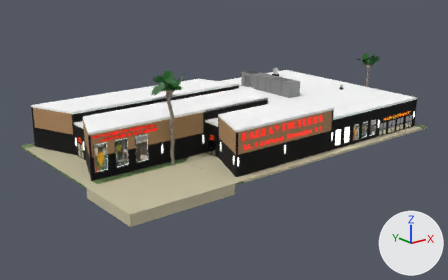
The glTF model Gangsta Wizards/Main/BUILDINGS/Assembly/A-1/Movie Theater.glb as it was, and as the next commit left it.
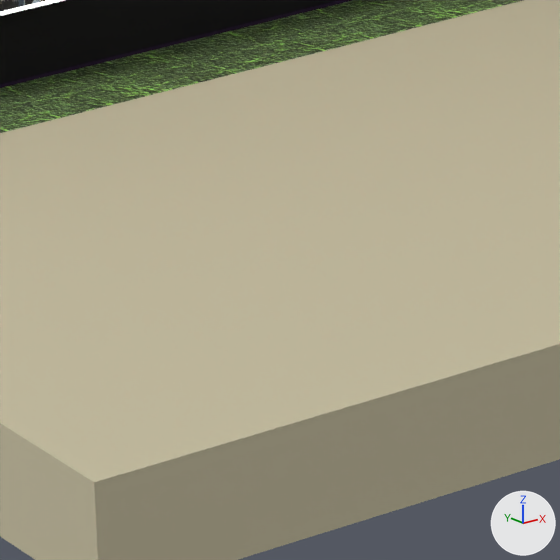
The first picture shows the older version from a camera (50 mm lens) standing at (-48.8, -79.5, 28.9) and looking at (9.7, -6.4, -0.3). The close-ups show the older and then the newer version on the part from 27% to 40% of the width and 59% to 80% of the height of that picture. Only the edits that show in the close-ups are written down. Lighting does not change. The marker at lower right points along +X, +Y and +Z. Where no turn or scale is listed for an object, it has been applied to the vertices.

Names of what the first close-up shows: 'Floor & Site', 'Theater', 'Undeveloped Land.001' and 1 more.
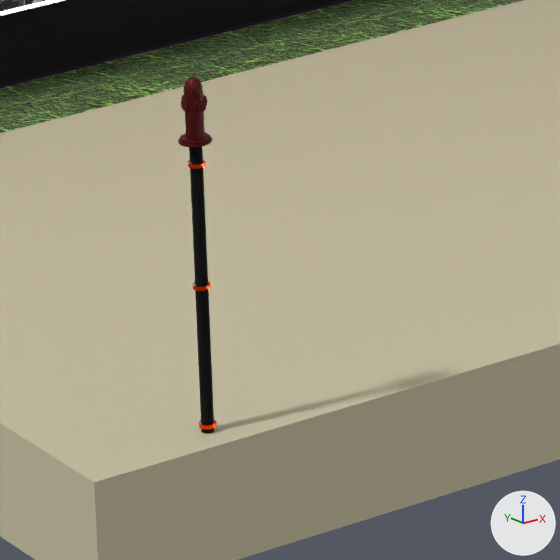
The edits, one by one:
Material 'Joiner' (mat_joiner) is new.
Its base color is (0.8, 0.8, 0.8) (white #e7e7e7).
Its metallic is 1.0.
Material 'Vic' (mat_vic) is new.
Its base color is (1.0, 0.068, 0.0) (orange #ff4a00).
Its metallic is 1.0.
Its roughness is 0.25.
Material 'Black Steel' (mat_black_steel) is new.
Its base color is (0.03, 0.03, 0.03) (dark grey #303030).
Its metallic is 1.0.
Its roughness is 1.0.
Material 'Red FH Paint' (mat_red_fh_paint) is new.
Its base color is (0.0956, 0.0, 0.00167) (dark red #570006).
Its metallic is 0.5.
Mesh me_cylinder_003 is new.
It has 1414 vertices, 2634 faces and spans x -54.3..0.2, y -0.2..0.2, z -3.4..1.1.
Faces by material slot: [960, 816, 730, 128].
It uses material mat_vic (orange #ff4a00).
It uses material mat_joiner (white #e7e7e7).
It uses material mat_red_fh_paint (dark red #570006).
It uses material mat_black_steel (dark grey #303030).
Object 'Elevated Hydrant' (ob_elevated_hydrant) is new; it shows me_cylinder_003.
Its location is (38.89, -22.44, 3.53).

What differs and where, as boxes [x1, y1, x2, y2] in the close-ups (560 x 560 px):
'Elevated Hydrant', added
    after: [178, 77, 216, 434]
    faces in mat_black_steel (dark grey #303030): [189, 147, 214, 434]
    faces in mat_red_fh_paint (dark red #570006): [178, 77, 213, 148]
    faces in mat_vic (orange #ff4a00): [188, 160, 216, 430]
